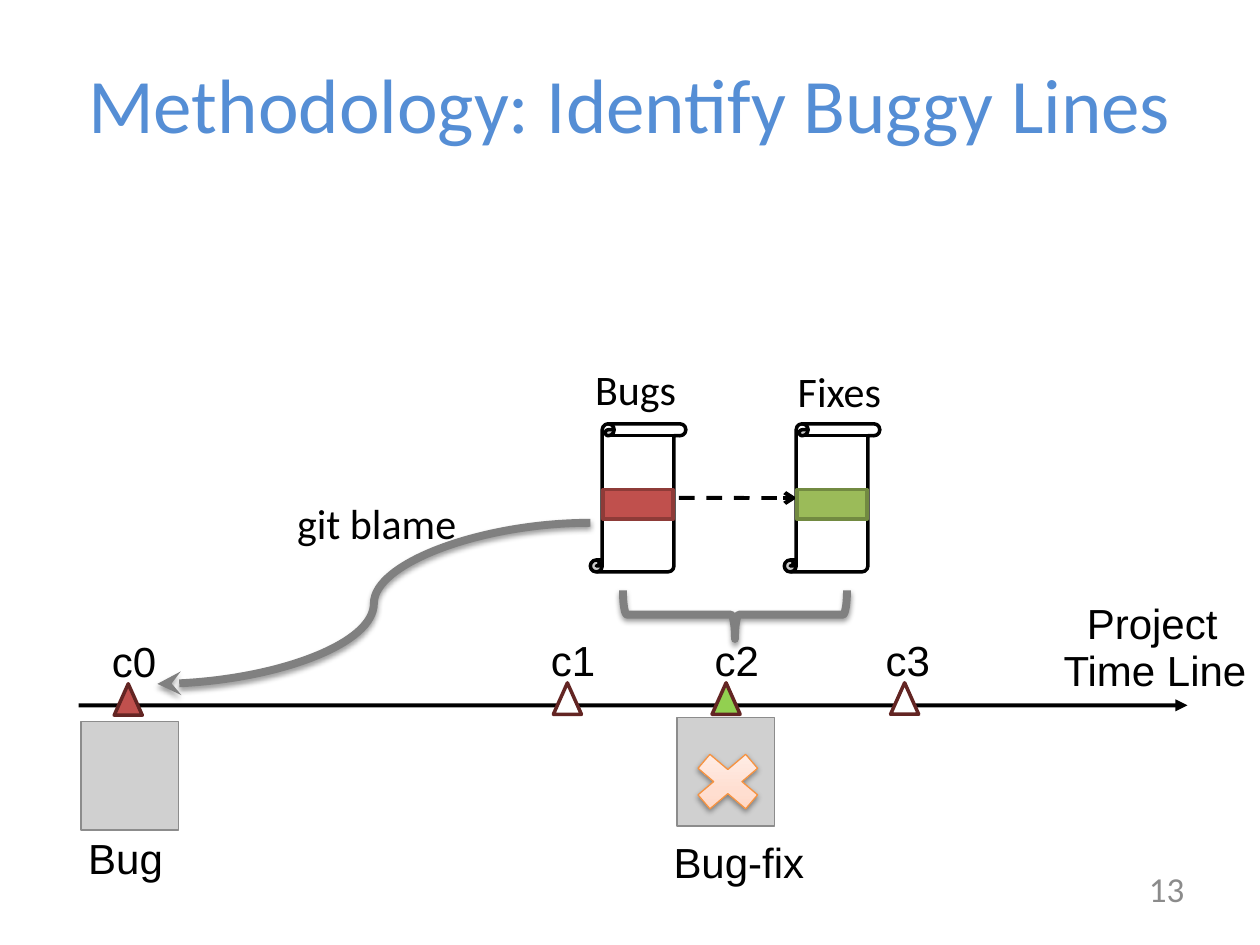
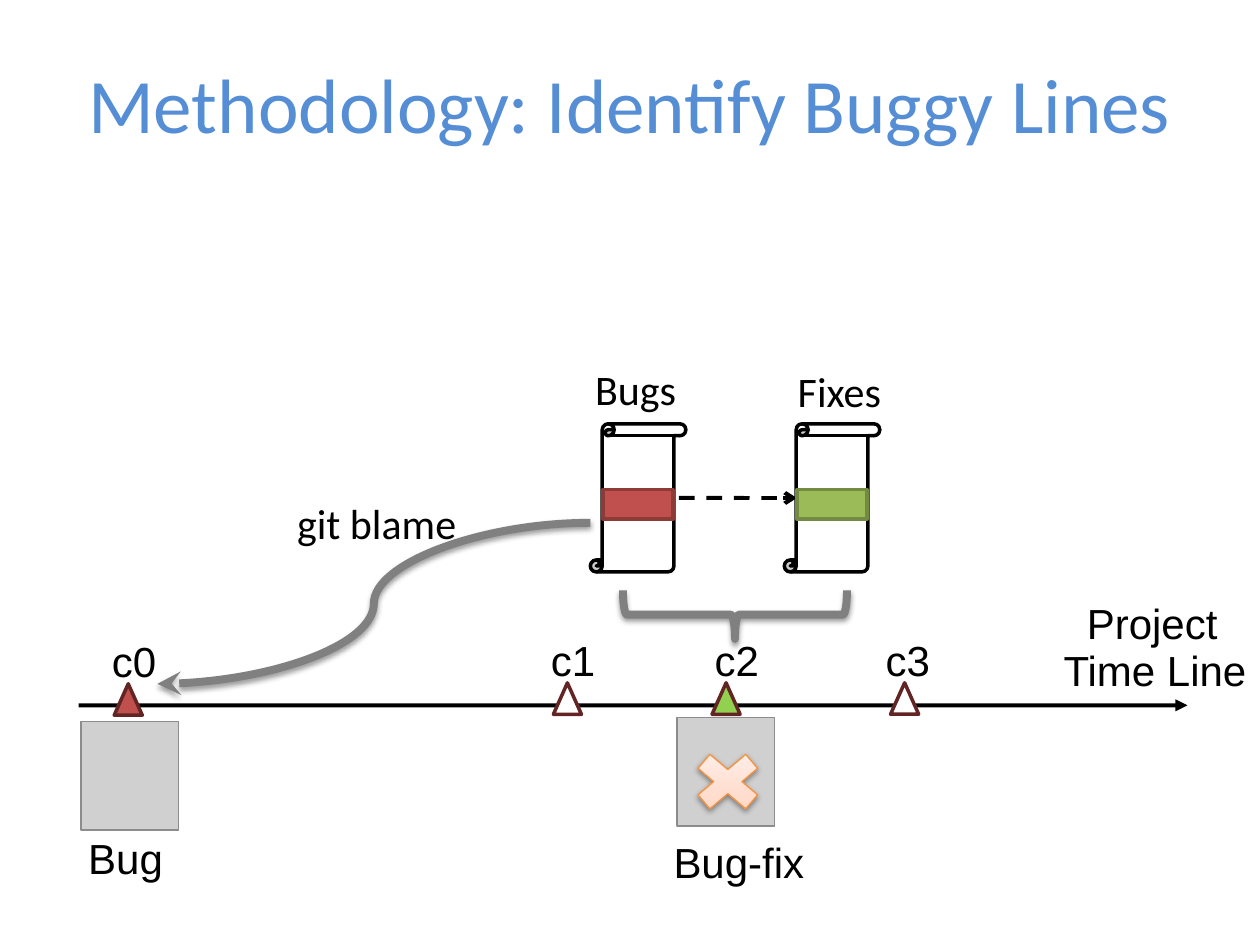
Before and after one commit to baishakhir/baishakhir.github.io, a slide deck: slide 14 of uploads/icse16-naturalness.pptx (slide 13 before the commit). Drawn at 1260x945 pixels with LibreOffice and Linux fonts; fonts in the diff are those of the drawing; grey boxes stand for pictures. Boxes give left, top, right and bottom in pixels: in the first picture for what was removed or moved away, otherwise in the second. Text is boxed around its words. In the diff, an @@ line names an element or a change of style, - is before the commit and + after.

```diff
--- a/uploads/icse16-naturalness.pptx
+++ b/uploads/icse16-naturalness.pptx
@@ page number removed at box(1149, 879, 1184, 902) @@
-13
```
Also in this commit, not shown: 26 other slides changed, 7 slides added, 1 slide removed.
